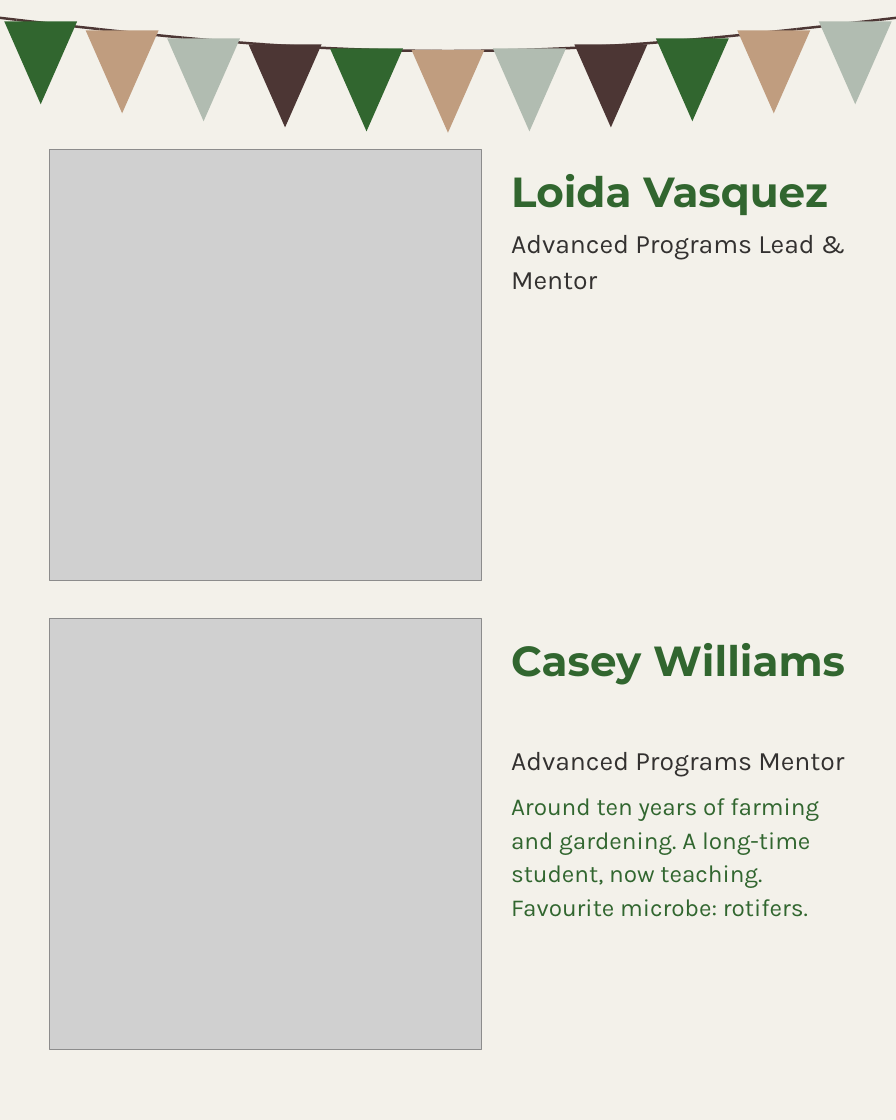
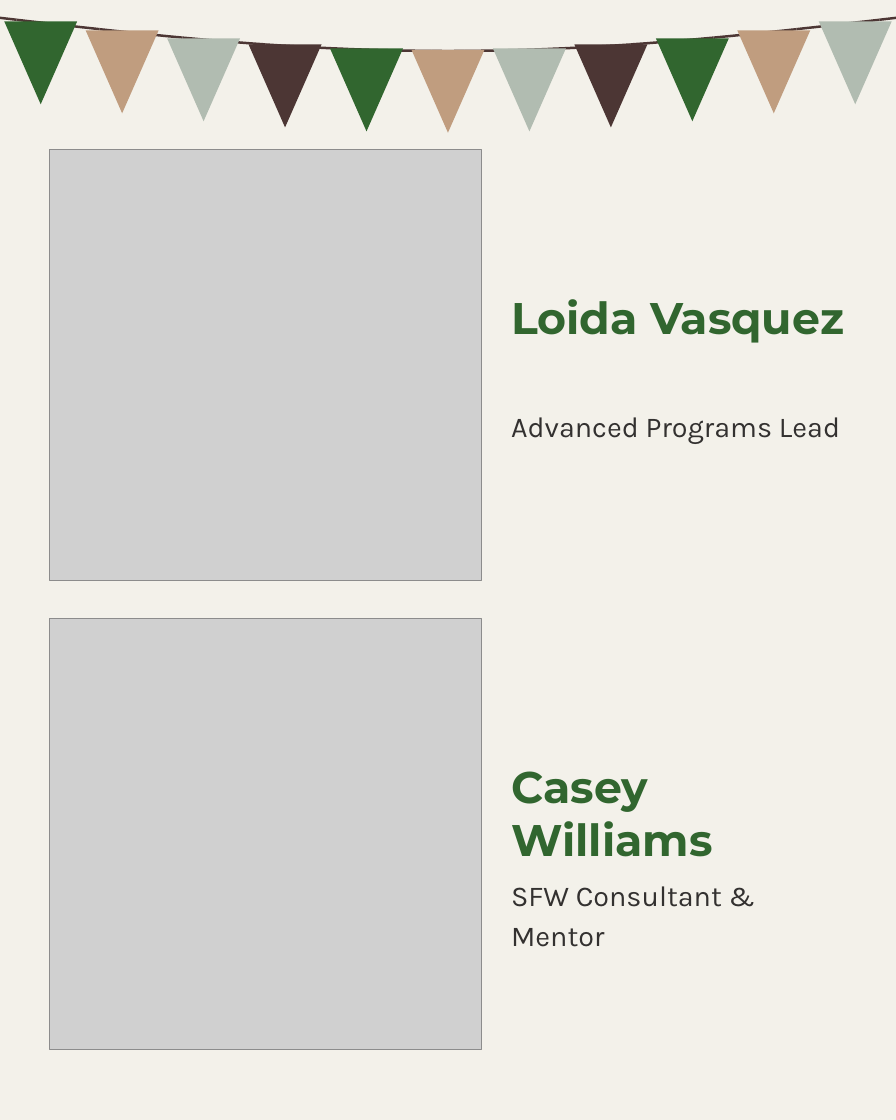
Before and after one commit to linneamoritznyc/SFW-SocialMedia, a slide deck: slide 8 of templates/posts/october/05-10-2026-mon-ig-teachers-day-option-4-ten-slides.pptx. Drawn at 896x1120 pixels with LibreOffice and Linux fonts; fonts in the diff are those of the drawing; grey boxes stand for pictures. Boxes give left, top, right and bottom in pixels: in the first picture for what was removed or moved away, otherwise in the second. Text is boxed around its words. In the diff, an @@ line names an element or a change of style, - is before the commit and + after.

```diff
--- a/templates/posts/october/05-10-2026-mon-ig-teachers-day-option-4-ten-slides.pptx
+++ b/templates/posts/october/05-10-2026-mon-ig-teachers-day-option-4-ten-slides.pptx
@@ text "Loida Vasquez" at (511, 299, 844, 343): size 38 to 40 pt @@
@@ text "Loida Vasquez": place and size @@
-text "Loida Vasquez" at (511, 174, 827, 215)
+text "Loida Vasquez" at (511, 299, 844, 343)
@@ text at (511, 417, 840, 444): text changed; size 24 to 26 pt @@
-Advanced Programs Lead & Mentor
+Advanced Programs Lead
@@ text "Casey Williams": place and size @@
-text "Casey Williams" at (511, 643, 845, 685)
+text "Casey Williams" at (511, 771, 712, 857)
@@ text "Casey Williams" at (511, 771, 712, 857): size 38 to 40 pt @@
@@ text removed at (511, 798, 819, 917) @@
-Around ten years of farming and gardening. A long-time student, now teaching. Favourite microbe: rotifers.
@@ text at (511, 886, 722, 947): text changed; size 24 to 26 pt @@
-Advanced Programs Mentor
+SFW Consultant & Mentor
```
Also in this commit, not shown: 7 other slides changed, 20 other files.
